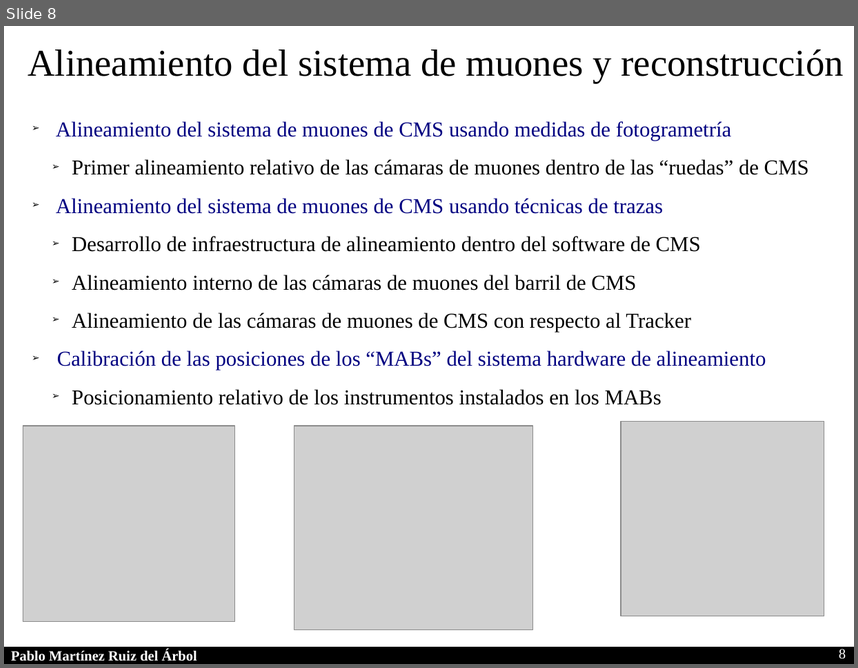
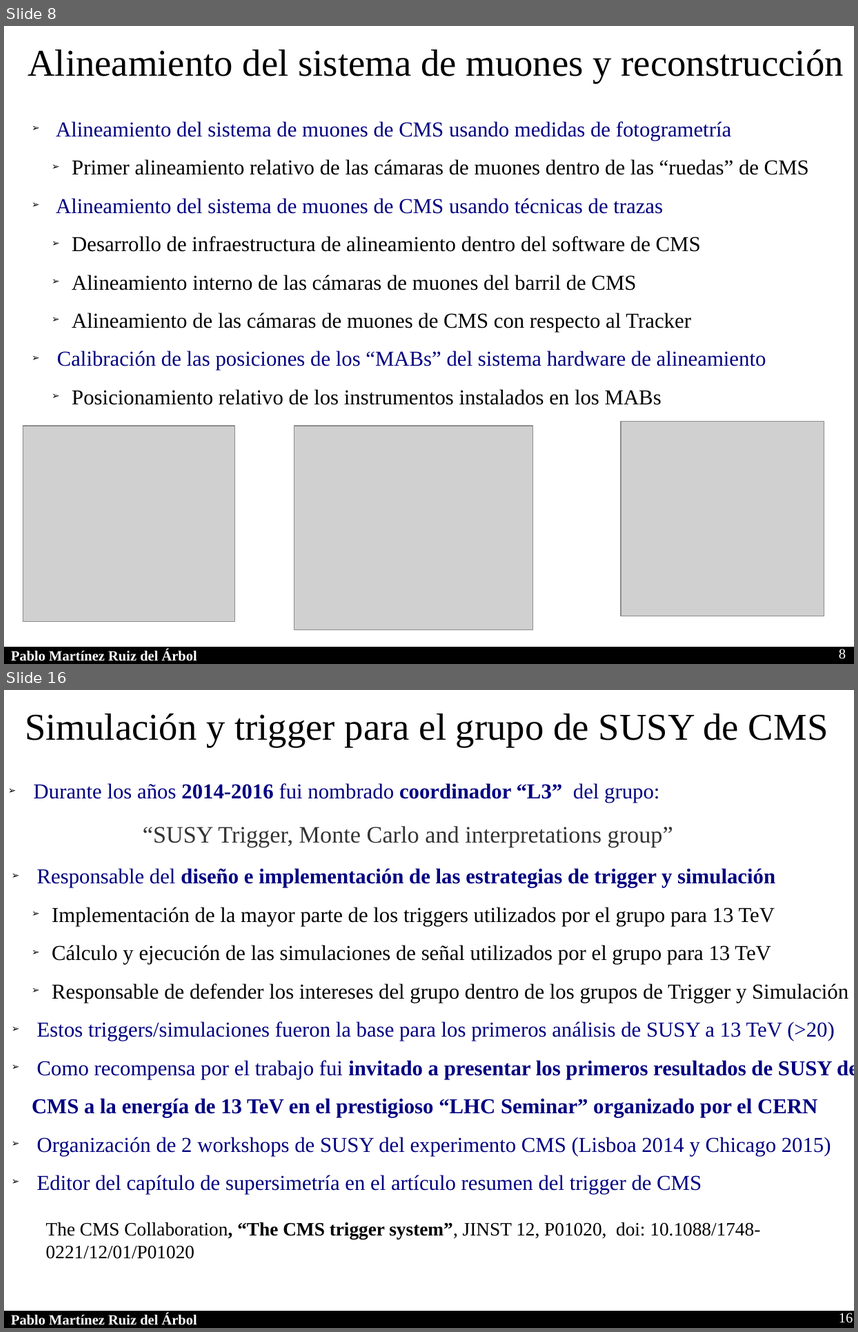
Before and after one commit to parbol/Plaza, a slide deck: Presentacion/Presentacion.odp. Shown one above the other, each under a label of ours: slide 8 before the commit, slides 8 and 16 after it; the slides between them are not shown. The pictures are 858x668 and 858x1332 pixels, drawn with LibreOffice and Linux fonts; fonts in the diff are those of the drawing; grey boxes stand for pictures. Boxes give left, top, right and bottom in pixels: in the first picture for what was removed or moved away, otherwise in the second. Text is boxed around its words. In the diff, an @@ line names an element or a change of style, - is before the commit and + after.

```diff
--- a/Presentacion/Presentacion.odp
+++ b/Presentacion/Presentacion.odp
@@ slide 16 added at bbox=[4, 690, 854, 1328], background #FFFFFF; not listed: 2 template elements that a slide beside it also shows @@
@@ text added at bbox=[25, 713, 829, 747], 32 pt, text #000000 @@
+Simulación y trigger para el grupo de SUSY de CMS
@@ text added at bbox=[34, 783, 660, 802], 18 pt, text #000080 @@
+➢ Durante los años 2014-2016 fui nombrado coordinador “L3” del grupo:
@@ text added at bbox=[143, 826, 673, 847], 20 pt, text #333333 @@
+“SUSY Trigger, Monte Carlo and interpretations group”
@@ text added at bbox=[32, 868, 854, 1194], 18 pt, text #000080 @@
+➢ Responsable del diseño e implementación de las estrategias de trigger y simulación
+  ➢ Implementación de la mayor parte de los triggers utilizados por el grupo para 13 TeV
+  ➢ Cálculo y ejecución de las simulaciones de señal utilizados por el grupo para 13 TeV
+  ➢ Responsable de defender los intereses del grupo dentro de los grupos de Trigger y Simulación
+➢ Estos triggers/simulaciones fueron la base para los primeros análisis de SUSY a 13 TeV (>20)
+➢ Como recompensa por el trabajo fui invitado a presentar los primeros resultados de SUSY de CMS a la energía de 13 TeV en el prestigioso “LHC Seminar” organizado por el CERN
+➢ Organización de 2 workshops de SUSY del experimento CMS (Lisboa 2014 y Chicago 2015)
+➢ Editor del capítulo de supersimetría en el artículo resumen del trigger de CMS
@@ text added at bbox=[46, 1222, 760, 1259], 16 pt, text #000000 @@
+The CMS Collaboration, “The CMS trigger system”, JINST 12, P01020, doi: 10.1088/1748-0221/12/01/P01020
@@ page number added at bbox=[839, 1312, 853, 1323], 12 pt, text #FFFFFF @@
+16
```
Also in this commit, not shown: 6 slides changed, 6 other slides added, 2 slides removed.
